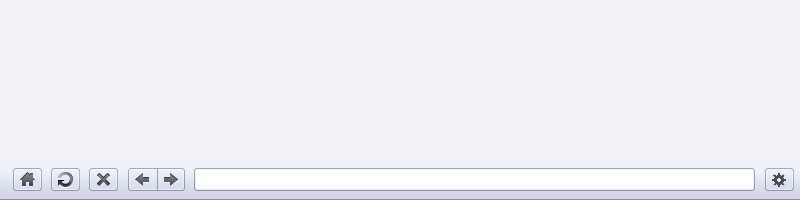
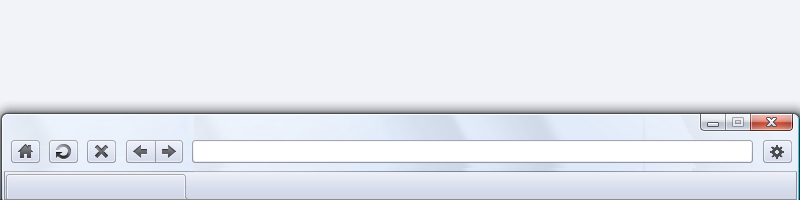
The second 800 x 200 image is a revision of the first. Changes to its layers:
added group "Tab Bar" with 9 layers above "Layer 17" over (x1=4, y1=140, x2=792, y2=199)
added layer "Layer 10" in group "Tab Bar" over (x1=4, y1=174, x2=188, y2=199)
added group "Navigation Bar" with 7 layers in group "Tab Bar" over (x1=11, y1=140, x2=792, y2=163)
moved "Options" into group "Navigation Bar", painted on it over (x1=763, y1=140, x2=794, y2=191)
moved "TextBox" into group "Navigation Bar", painted on it over (x1=126, y1=140, x2=755, y2=191)
moved "Back" into group "Navigation Bar", painted on it over (x1=126, y1=140, x2=158, y2=191)
moved "Forward" into group "Navigation Bar", painted on it over (x1=153, y1=140, x2=185, y2=191)
moved "Stop" into group "Navigation Bar", painted on it over (x1=87, y1=140, x2=118, y2=191)
moved "Reload" into group "Navigation Bar", painted on it over (x1=49, y1=140, x2=80, y2=191)
moved "Home" into group "Navigation Bar", painted on it over (x1=11, y1=140, x2=42, y2=191)
added layer "Layer 17" above "Layer 9" over (x1=0, y1=100, x2=800, y2=200)
painted on "Layer 9" over (x1=0, y1=169, x2=800, y2=200)
